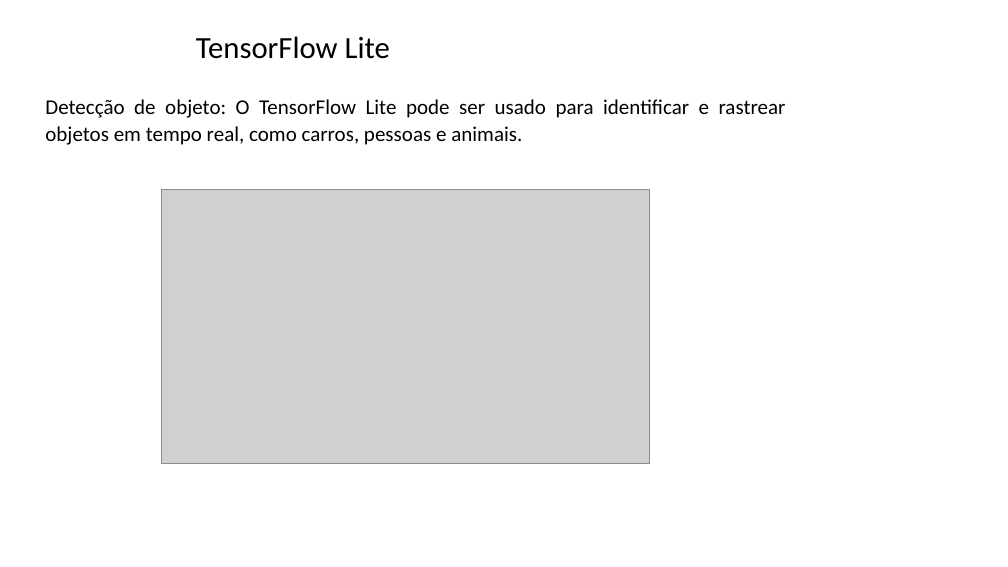
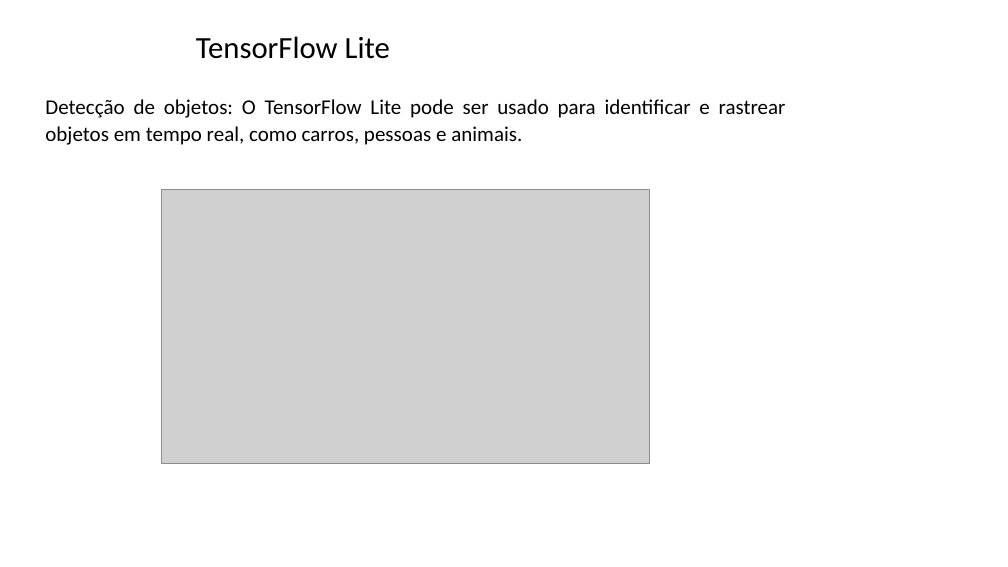
Before and after one commit to zz4fap/tp557-iot-ml, a slide deck: slide 23 of slides/TP557_14_introducao_tensorflowlite.pptx. Drawn at 1008x567 pixels with LibreOffice and Linux fonts; fonts in the diff are those of the drawing; grey boxes stand for pictures; background and template pictures are left out. Boxes give left, top, right and bottom in pixels: in the first picture for what was removed or moved away, otherwise in the second. Text is boxed around its words. In the diff, an @@ line names an element or a change of style, - is before the commit and + after.

```diff
--- a/slides/TP557_14_introducao_tensorflowlite.pptx
+++ b/slides/TP557_14_introducao_tensorflowlite.pptx
@@ text at [45, 99, 786, 145]: text changed @@
-Detecção de objeto: O TensorFlow Lite pode ser usado para identificar e rastrear objetos em tempo real, como carros, pessoas e animais.
+Detecção de objetos: O TensorFlow Lite pode ser usado para identificar e rastrear objetos em tempo real, como carros, pessoas e animais.
```
Also in this commit, not shown: 3 other slides changed.
